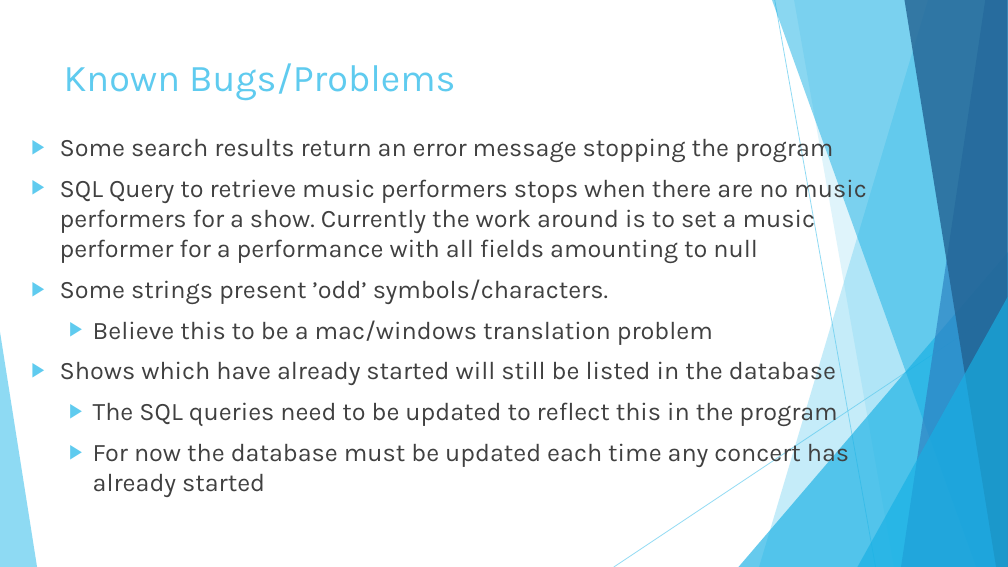
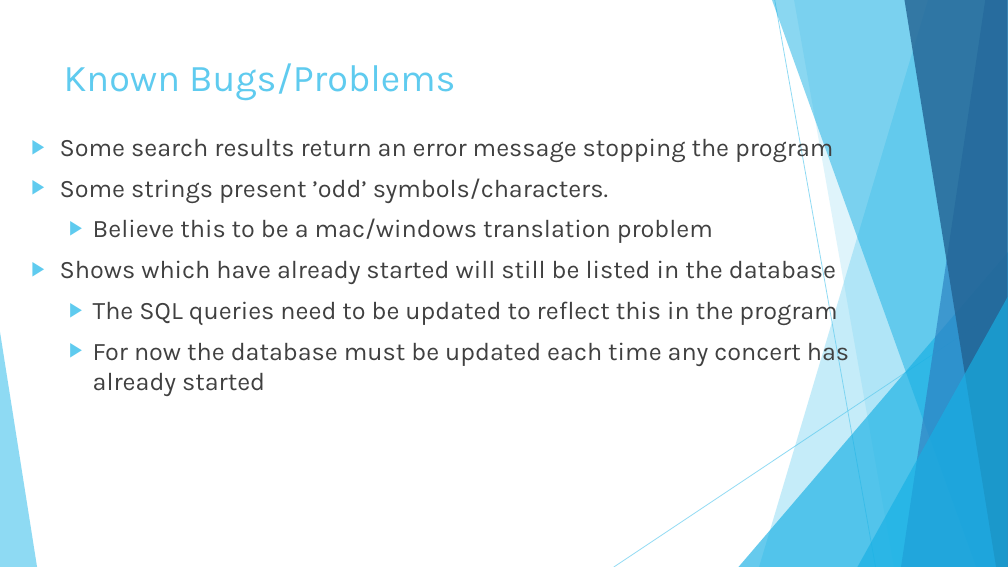
Before and after one commit to SpyroFenton/theTheatreRoyal, a slide deck: slide 14 of Technical Presentation/Technical Presentation - Java Lagged.pptx. Drawn at 1008x567 pixels with LibreOffice and Linux fonts; fonts in the diff are those of the drawing. Boxes give left, top, right and bottom in pixels: in the first picture for what was removed or moved away, otherwise in the second. Text is boxed around its words. In the diff, an @@ line names an element or a change of style, - is before the commit and + after.

```diff
--- a/Technical Presentation/Technical Presentation - Java Lagged.pptx
+++ b/Technical Presentation/Technical Presentation - Java Lagged.pptx
@@ text at (x1=60, y1=174, x2=867, y2=263): paragraph removed @@
-▶ SQL Query to retrieve music performers stops when there are no music performers for a show. Currently the work around is to set a music performer for a performance with all fields amounting to null
```
